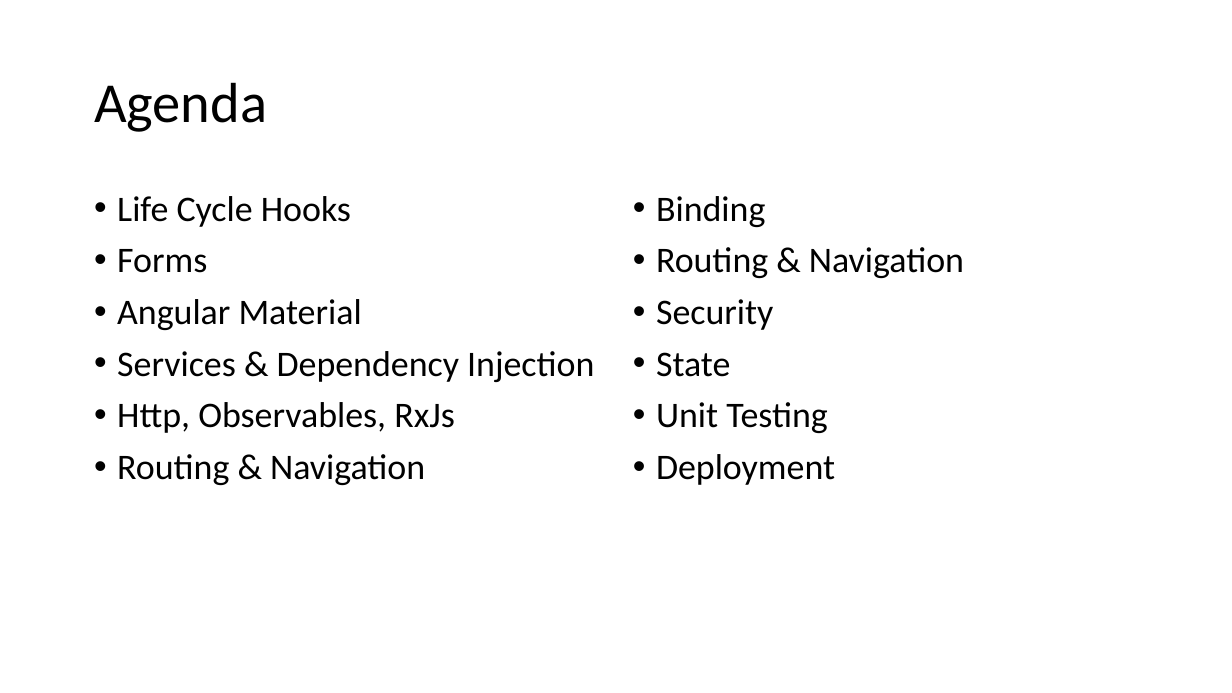
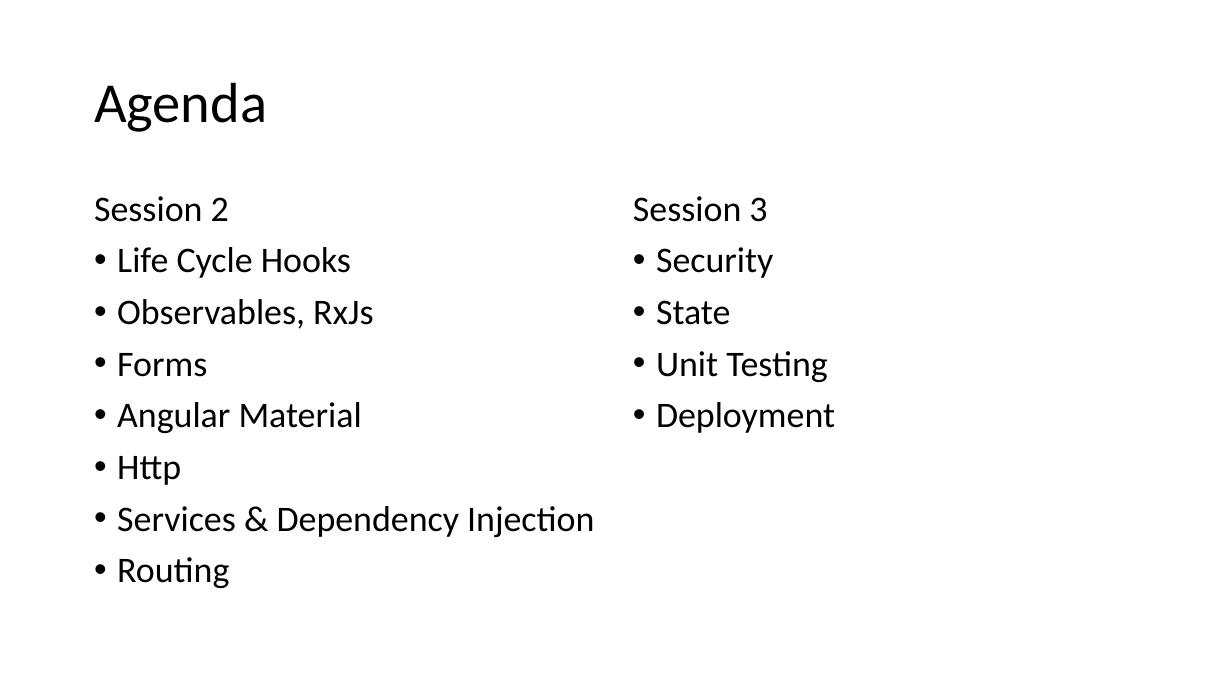
Before and after one commit to sitaramgarlapati/angularDemo, a slide deck: slide 1 of slides/Ang Sessions 2.pptx. Drawn at 1232x693 pixels with LibreOffice and Linux fonts; fonts in the diff are those of the drawing. Boxes give left, top, right and bottom in pixels: in the first picture for what was removed or moved away, otherwise in the second. Text is boxed around its words. In the diff, an @@ line names an element or a change of style, - is before the commit and + after.

```diff
--- a/slides/Ang Sessions 2.pptx
+++ b/slides/Ang Sessions 2.pptx
@@ text at (94, 196, 229, 222): paragraph added @@
+Session 2
@@ text at (633, 196, 767, 222): text changed @@
-• Binding
-• Routing & Navigation
+Session 3
@@ text at (117, 299, 373, 329): paragraph added @@
+• Observables, RxJs
@@ text at (117, 456, 181, 485): paragraph added @@
+• Http
@@ text at (117, 557, 229, 588): text changed @@
-• Http, Observables, RxJs
-• Routing & Navigation
+• Routing
```
Also in this commit, not shown: 4 other slides changed, 10 slides added, 10 slides removed, 17 other files.
